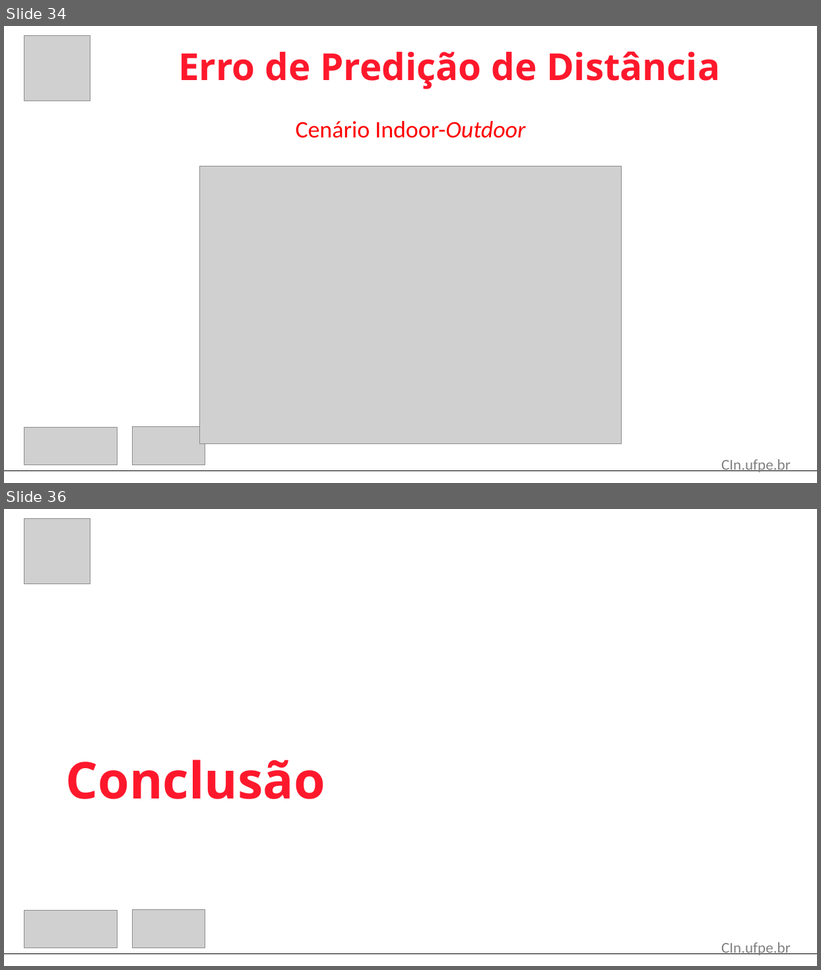
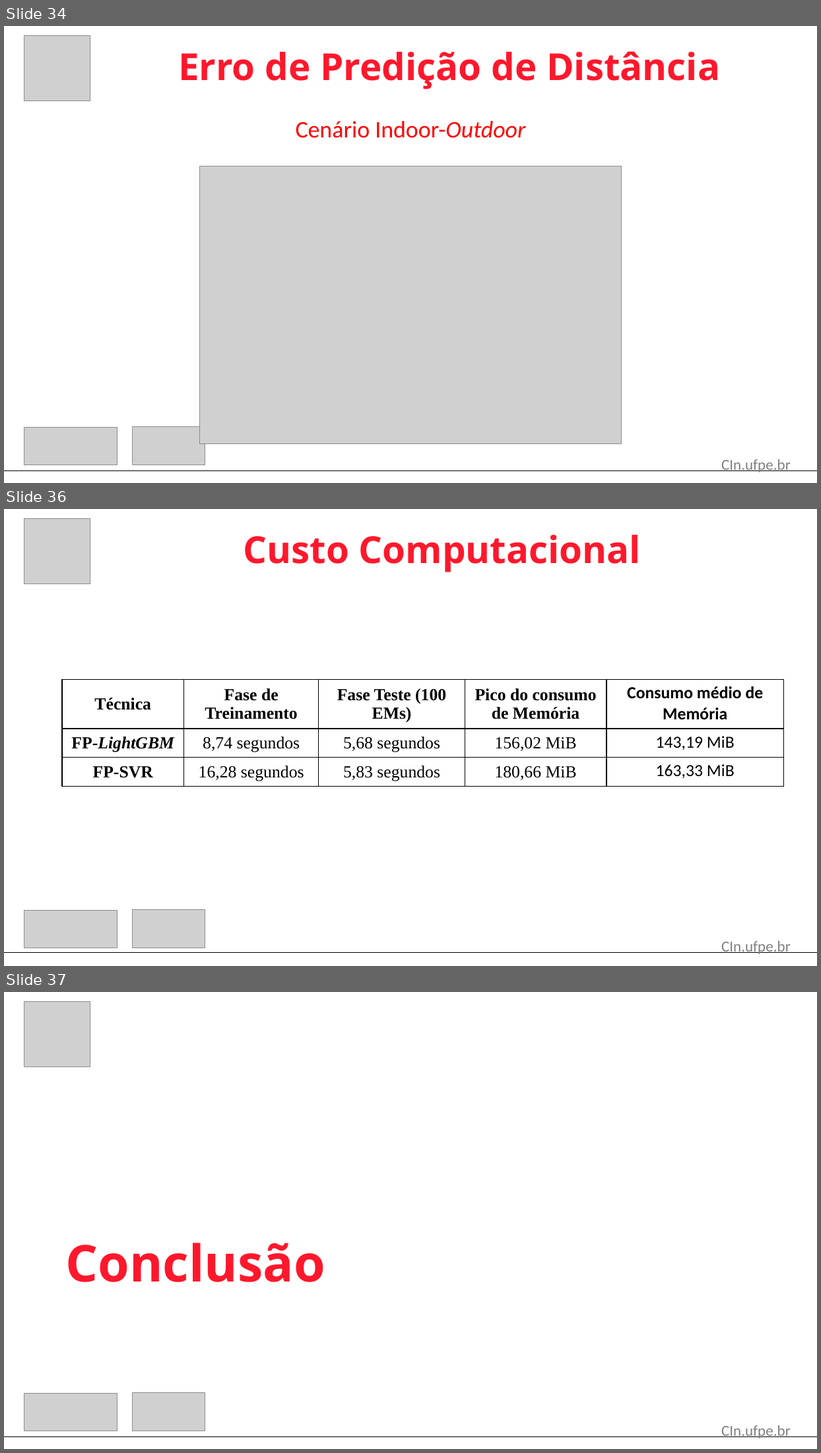
Before and after one commit to Douglast1997/TG-2020.1, a slide deck: Apresentação/Apresentação_TG 2020.3.pptx. Shown one above the other, each under a label of ours: slides 34 and 36 before the commit, slides 34, 36 and 37 after it; the slides between them are not shown. The pictures are 821x970 and 821x1453 pixels, drawn with LibreOffice and Linux fonts; fonts in the diff are those of the drawing; grey boxes stand for pictures. Boxes give left, top, right and bottom in pixels: in the first picture for what was removed or moved away, otherwise in the second. Text is boxed around its words. In the diff, an @@ line names an element or a change of style, - is before the commit and + after.

```diff
--- a/Apresentação/Apresentação_TG 2020.3.pptx
+++ b/Apresentação/Apresentação_TG 2020.3.pptx
@@ slide 36 added at (4, 509, 817, 966), background #FFFFFF @@
@@ picture added at (24, 518, 90, 584) @@
@@ title added at (244, 535, 641, 572), 44 pt, text #FF182C, bold @@
+Custo Computacional
@@ table added at (62, 680, 784, 787), 3 rows, 5 columns @@
+Técnica | Fase de Treinamento | Fase Teste (100 EMs) | Pico do consumo de Memória | Consumo médio de Memória
+FP-LightGBM | 8,74 segundos | 5,68 segundos | 156,02 MiB | 143,19 MiB
+FP-SVR | 16,28 segundos | 5,83 segundos | 180,66 MiB | 163,33 MiB
@@ picture added at (24, 910, 118, 949) @@
@@ picture added at (133, 910, 205, 949) @@
@@ text added at (721, 941, 791, 955), 18 pt, text #808080 @@
+CIn.ufpe.br
@@ line added from (4, 953) to (817, 953), #000000 0.5 pt @@
@@ what was slide 36 is now slide 37 @@
```
Also in this commit, not shown: 6 slides changed, 11 other files.
